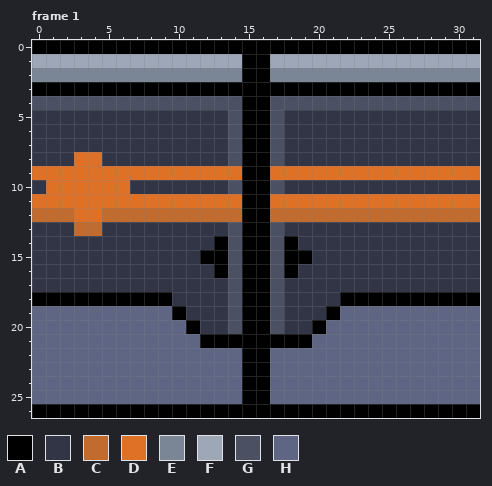
Edited in one commit: pixel-art file (Assets/Textures/Objects/door.ase). Above: the version before the commit.
32x27 pixels, 8 frames. Shown: frame 1. The commit also changed other frames, which this record leaves out.
Palette (. is transparent): A #000000  B #313546  C #c16b2f  D #df7126  E #7a8596  F #9da7b7  G #4b5063  H #5f6684
Pixels before, frame 1, first column x 0:
 0 AAAAAAAAAAAAAAAAAAAAAAAAAAAAAAAA
 1 FFFFFFFFFFFFFFFAAFFFFFFFFFFFFFFF
 2 EEEEEEEEEEEEEEEAAEEEEEEEEEEEEEEE
 3 AAAAAAAAAAAAAAAAAAAAAAAAAAAAAAAA
 4 GGGGGGGGGGGGGGGAAGGGGGGGGGGGGGGG
 5 BBBBBBBBBBBBBBGAAGBBBBBBBBBBBBBB
 6 BBBBBBBBBBBBBBGAAGBBBBBBBBBBBBBB
 7 BBBBBBBBBBBBBBGAAGBBBBBBBBBBBBBB
 8 BBBDDBBBBBBBBBGAAGBBBBBBBBBBBBBB
 9 DDDDDDDDDDDDDDDAADDDDDDDDDDDDDDD
10 BDDDDDDBBBBBBBGAAGBBBBBBBBBBBBBB
11 DDDDDDDDDDDDDDDAADDDDDDDDDDDDDDD
12 CCCDDCCCCCCCCCCAACCCCCCCCCCCCCCC
13 BBBCCBBBBBBBBBGAAGBBBBBBBBBBBBBB
14 BBBBBBBBBBBBBAGAAGABBBBBBBBBBBBB
15 BBBBBBBBBBBBAAGAAGAABBBBBBBBBBBB
16 BBBBBBBBBBBBBAGAAGABBBBBBBBBBBBB
17 BBBBBBBBBBBBBBGAAGBBBBBBBBBBBBBB
18 AAAAAAAAAABBBBGAAGBBBBAAAAAAAAAA
19 HHHHHHHHHHABBBGAAGBBBAHHHHHHHHHH
20 HHHHHHHHHHHABBGAAGBBAHHHHHHHHHHH
21 HHHHHHHHHHHHAAAAAAAAHHHHHHHHHHHH
22 HHHHHHHHHHHHHHHAAHHHHHHHHHHHHHHH
23 HHHHHHHHHHHHHHHAAHHHHHHHHHHHHHHH
24 HHHHHHHHHHHHHHHAAHHHHHHHHHHHHHHH
25 HHHHHHHHHHHHHHHAAHHHHHHHHHHHHHHH
26 AAAAAAAAAAAAAAAAAAAAAAAAAAAAAAAA
And afterwards:
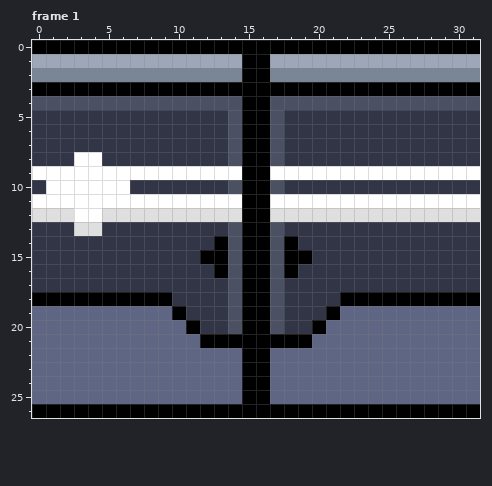
From old to new:
{"change": "layer \"Layer 5\" added"}
{"colour":"C","old":"#c16b2f","new":"#dfdfdf"}
{"colour":"D","old":"#df7126","new":"#ffffff"}
{"label":"changed","picture_box":[32,152,480,236]}
